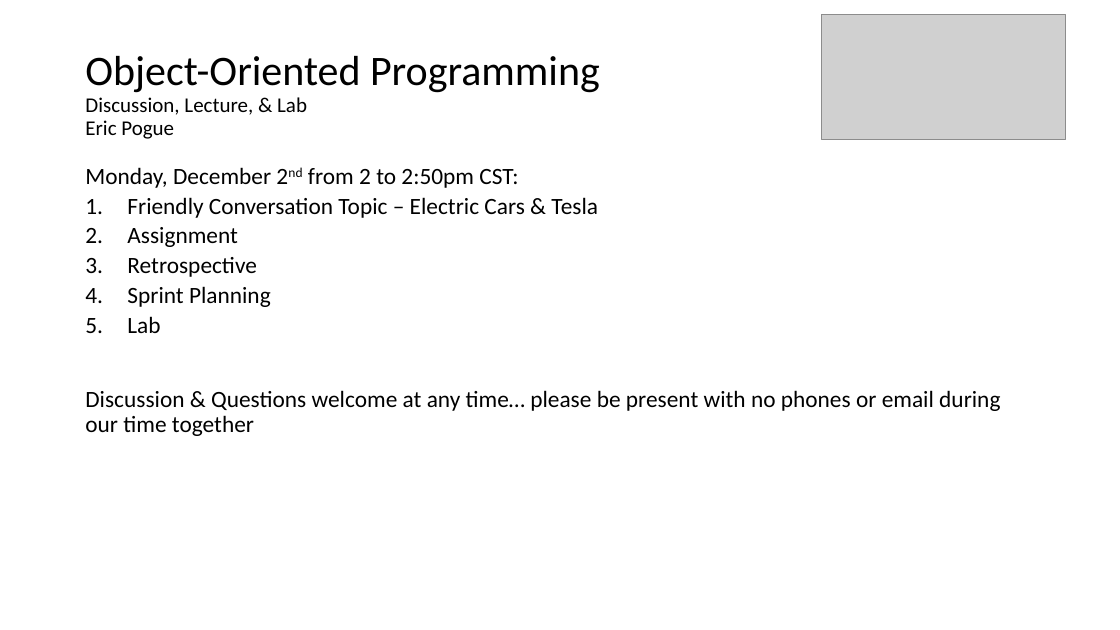
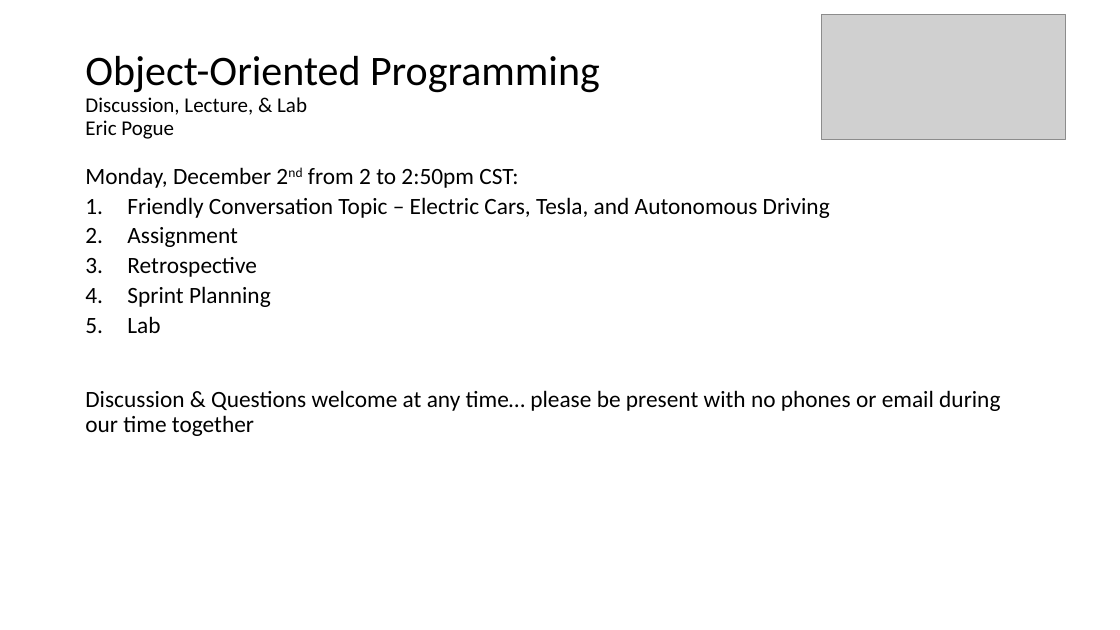
Before and after one commit to EricJPogue/CPSC-24500, a slide deck: slide 1 of lecture-slides/2019-12-02-oop.pptx. Drawn at 1120x630 pixels with LibreOffice and Linux fonts; fonts in the diff are those of the drawing; grey boxes stand for pictures. Boxes give left, top, right and bottom in pixels: in the first picture for what was removed or moved away, otherwise in the second. Text is boxed around its words. In the diff, an @@ line names an element or a change of style, - is before the commit and + after.

```diff
--- a/lecture-slides/2019-12-02-oop.pptx
+++ b/lecture-slides/2019-12-02-oop.pptx
@@ text at bbox=[127, 197, 830, 218]: text changed @@
-1. Friendly Conversation Topic – Electric Cars & Tesla
+1. Friendly Conversation Topic – Electric Cars, Tesla, and Autonomous Driving
```
Also in this commit, not shown: 3 other slides changed, 1 other file.
